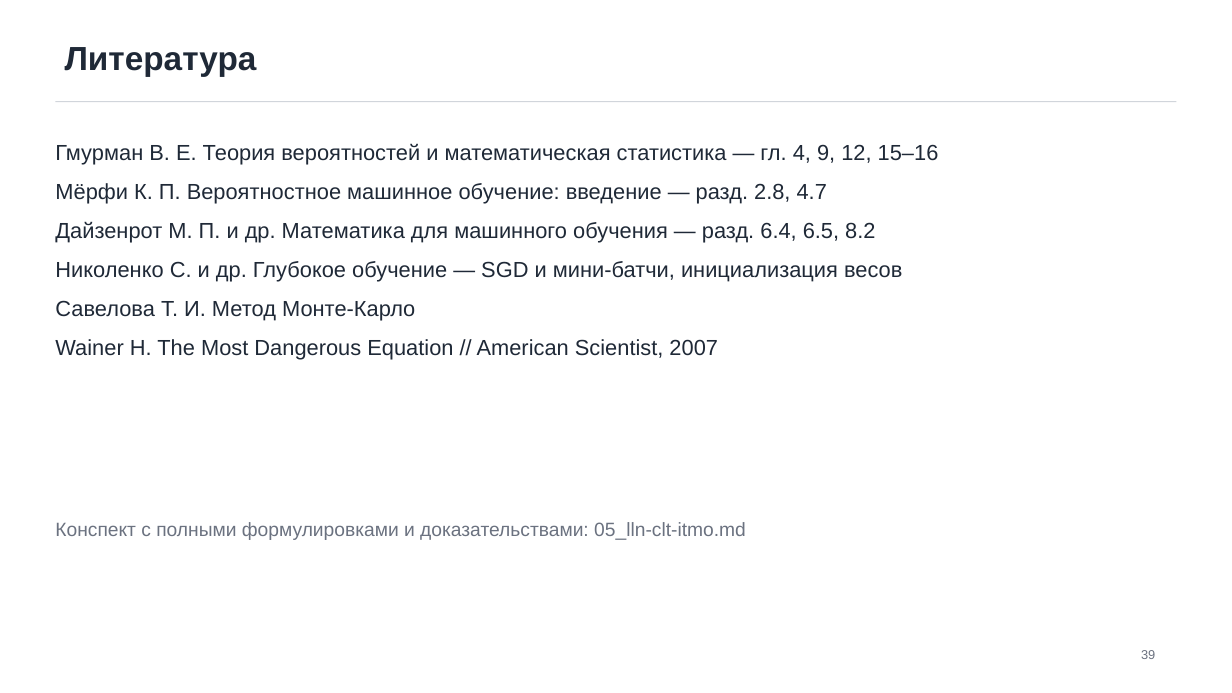
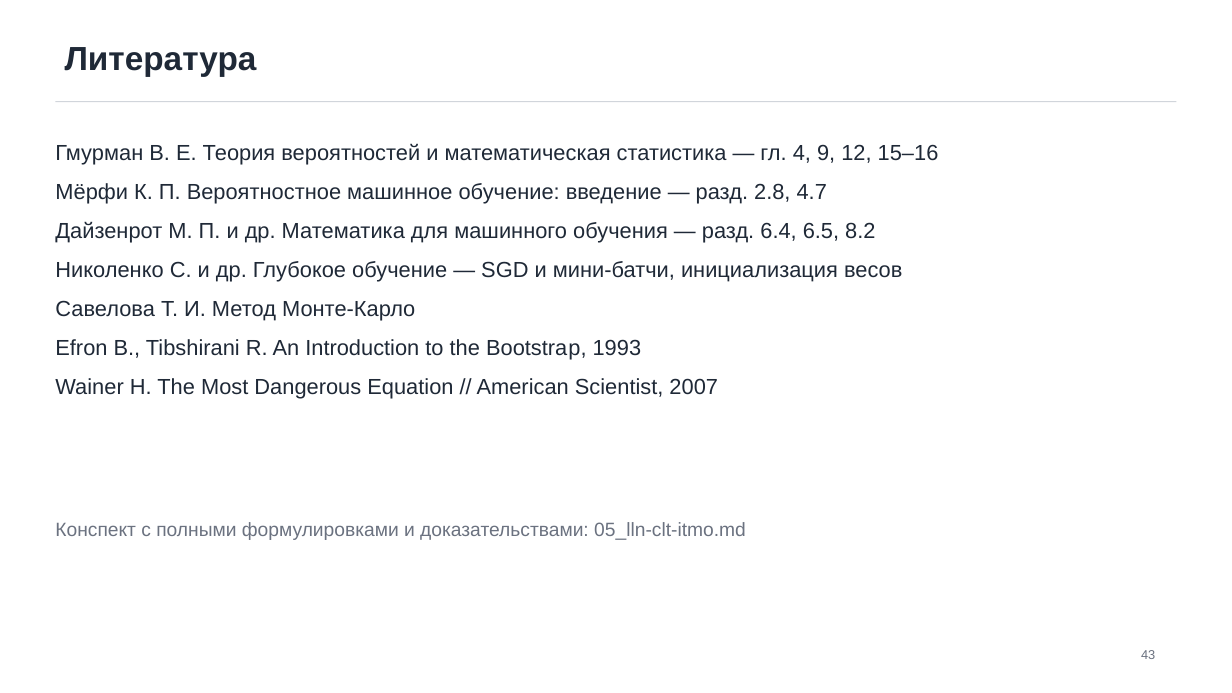
Before and after one commit to TheTonyPub/probability-theory-2026, a slide deck: slide 43 of lectures/05_lln-clt-itmo.pptx (slide 39 before the commit). Drawn at 1232x693 pixels with LibreOffice and Linux fonts; fonts in the diff are those of the drawing. Boxes give left, top, right and bottom in pixels: in the first picture for what was removed or moved away, otherwise in the second. Text is boxed around its words. In the diff, an @@ line names an element or a change of style, - is before the commit and + after.

```diff
--- a/lectures/05_lln-clt-itmo.pptx
+++ b/lectures/05_lln-clt-itmo.pptx
@@ text at box(55, 339, 642, 360): paragraph added @@
+Efron B., Tibshirani R. An Introduction to the Bootstrap, 1993
@@ text at box(1141, 650, 1155, 659): text changed @@
-39
+43
```
Also in this commit, not shown: 7 other slides changed, 4 slides added, 7 other files.
